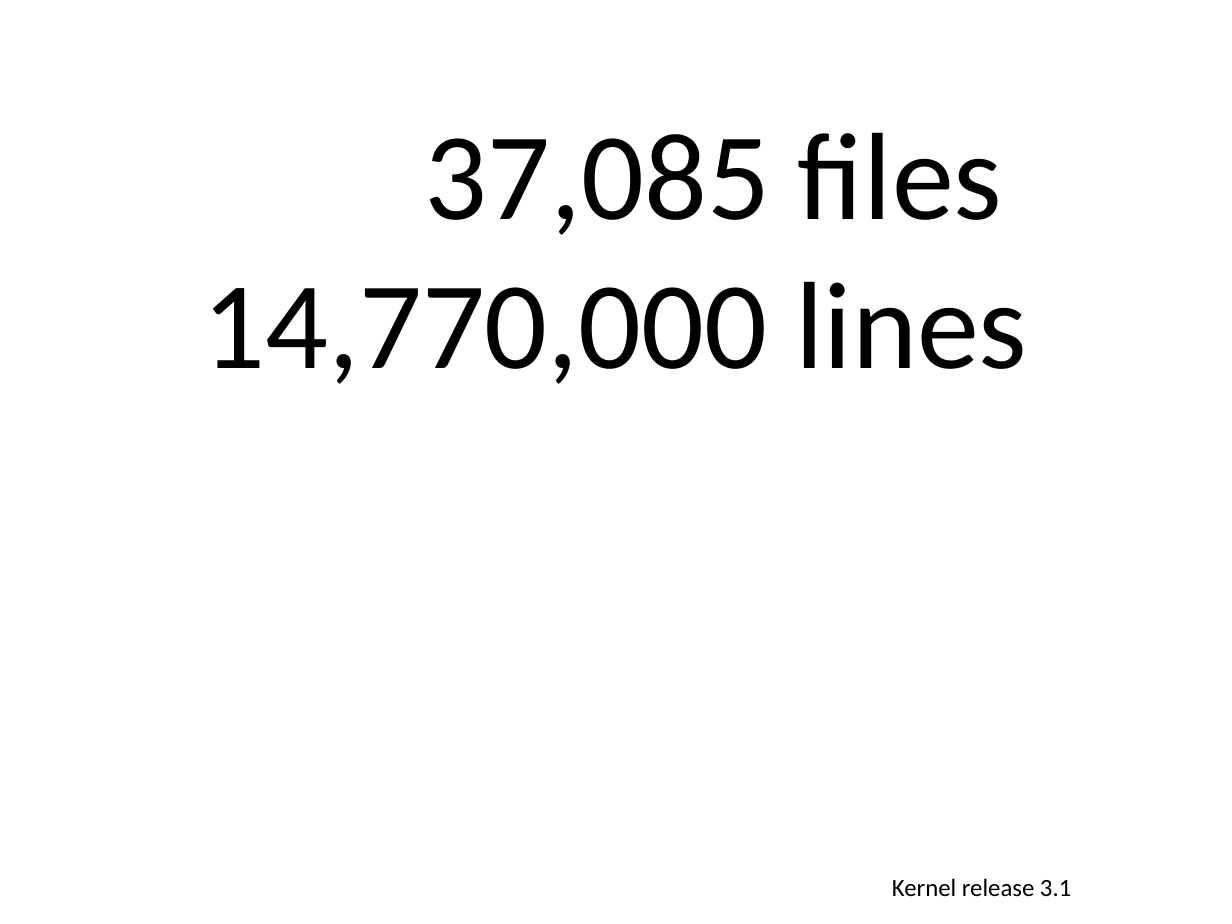
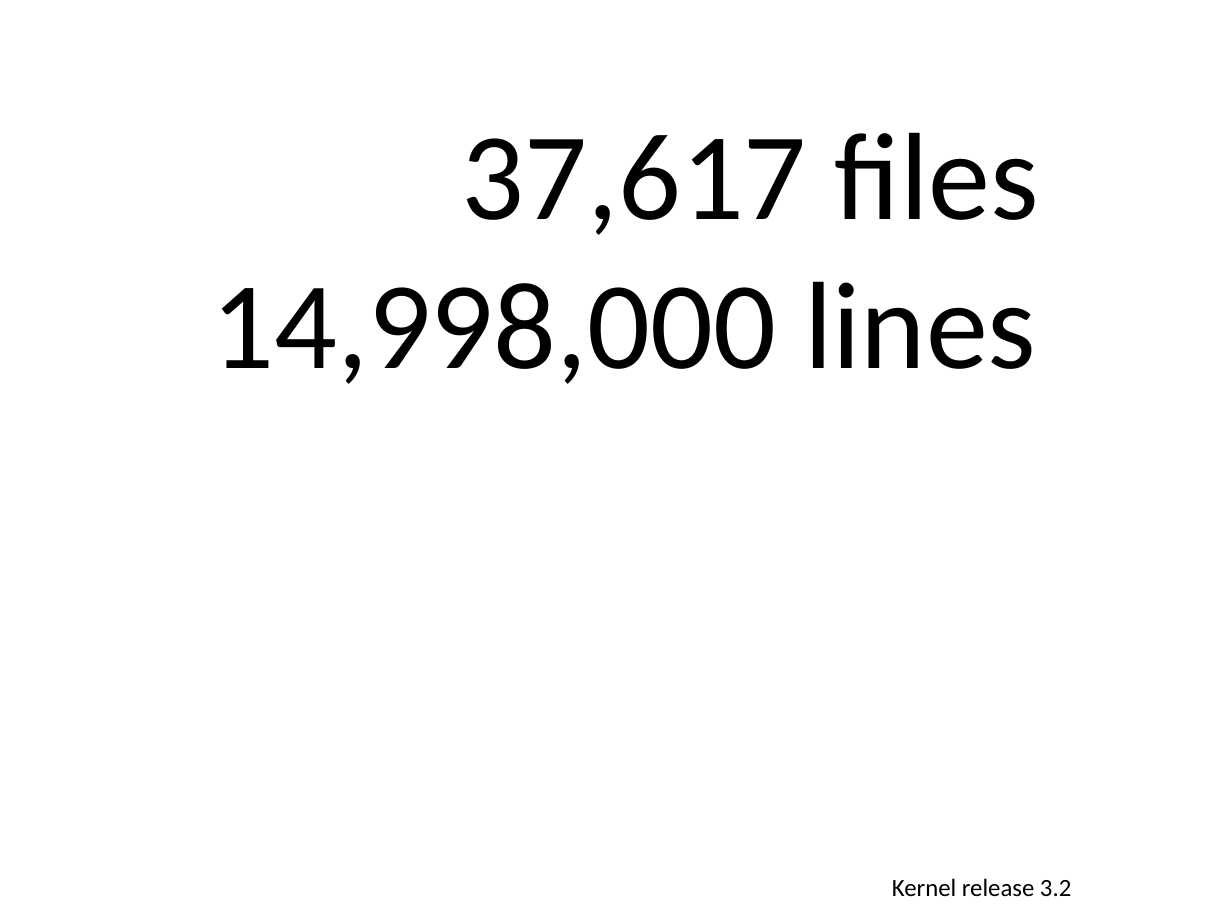
Before and after one commit to gregkh/kernel-development, a slide deck: slide 2 of kernel-development.odp. Drawn at 1232x924 pixels with LibreOffice and Linux fonts; fonts in the diff are those of the drawing. Boxes give left, top, right and bottom in pixels: in the first picture for what was removed or moved away, otherwise in the second. Text is boxed around its words. In the diff, an @@ line names an element or a change of style, - is before the commit and + after.

```diff
--- a/kernel-development.odp
+++ b/kernel-development.odp
@@ text at (212, 132, 1039, 384): text changed @@
-37,085 files
-14,770,000 lines
+37,617 files
+14,998,000 lines
@@ text at (892, 878, 1071, 896): text changed @@
-Kernel release 3.1
+Kernel release 3.2
```
Also in this commit, not shown: 1 other slide changed.
